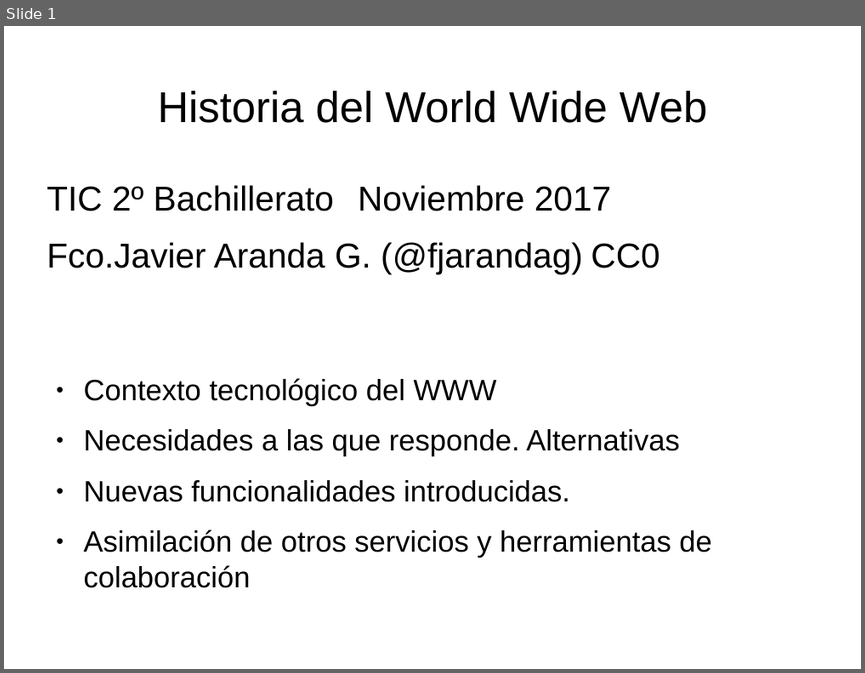
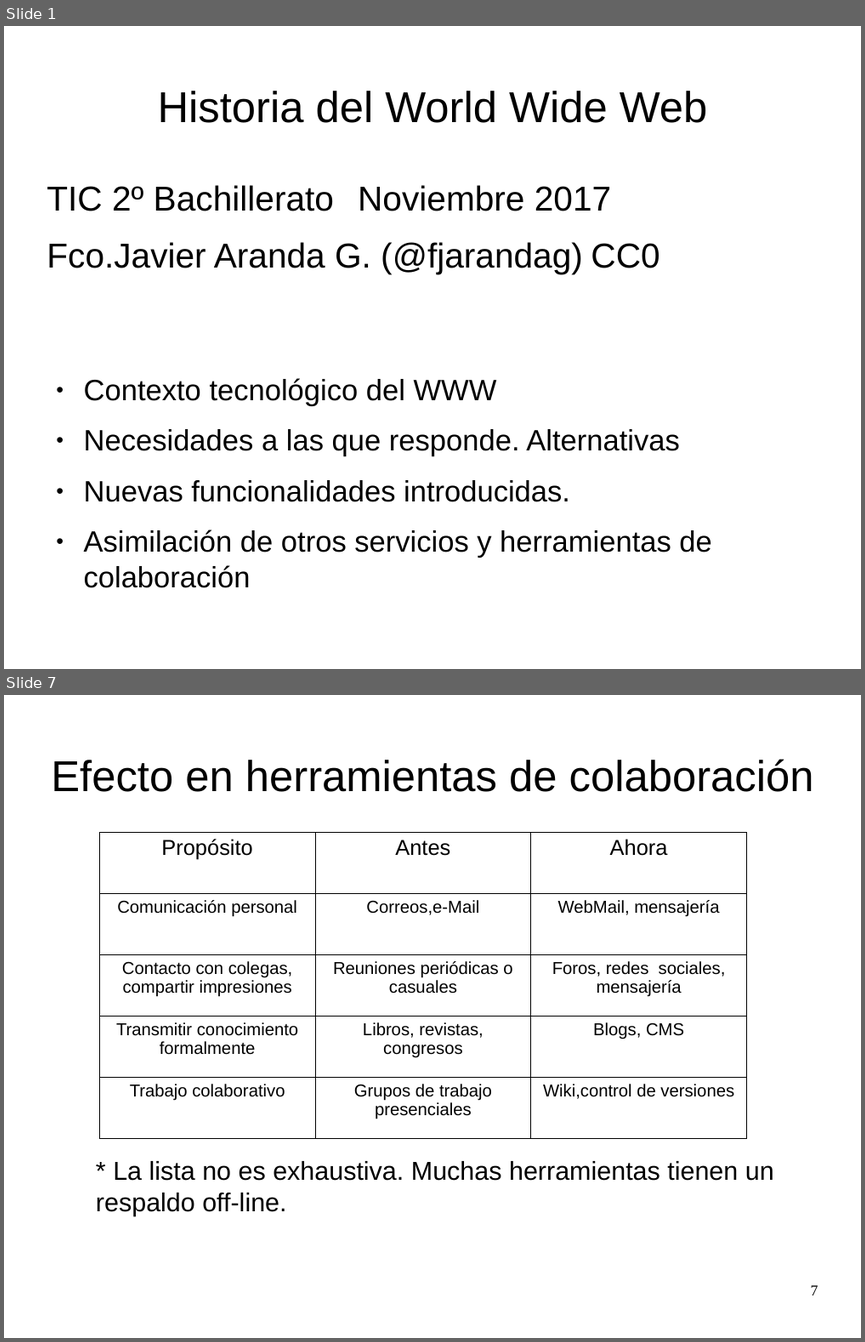
Before and after one commit to fjarandag/tic2, a slide deck: t02-www/102-historia.odp. Shown one above the other, each under a label of ours: slide 1 before the commit, slides 1 and 7 after it; the slides between them are not shown. The pictures are 865x673 and 865x1342 pixels, drawn with LibreOffice and Linux fonts; fonts in the diff are those of the drawing. Boxes give left, top, right and bottom in pixels: in the first picture for what was removed or moved away, otherwise in the second. Text is boxed around its words. In the diff, an @@ line names an element or a change of style, - is before the commit and + after.

```diff
--- a/t02-www/102-historia.odp
+++ b/t02-www/102-historia.odp
@@ slide 7 added at [4, 695, 861, 1338], background #FFFFFF @@
@@ title added at [51, 759, 814, 792], 40 pt, text #000000 @@
+Efecto en herramientas de colaboración
@@ table added at [100, 832, 748, 1138], 5 rows, 3 columns @@
+Propósito | Antes | Ahora
+Comunicación personal | Correos,e-Mail | WebMail, mensajería
+Contacto con colegas, compartir impresiones | Reuniones periódicas o casuales | Foros, redes sociales, mensajería
+Transmitir conocimiento formalmente | Libros, revistas, congresos | Blogs, CMS
+Trabajo colaborativo | Grupos de trabajo presenciales | Wiki,control de versiones
@@ text added at [96, 1161, 774, 1216], 24 pt, text #000000 @@
+* La lista no es exhaustiva. Muchas herramientas tienen un respaldo off-line.
@@ page number added at [811, 1285, 818, 1295], 14 pt, text #000000 @@
+7
```
Also in this commit, not shown: 5 slides changed, 1 other slide added, 2 other files.
